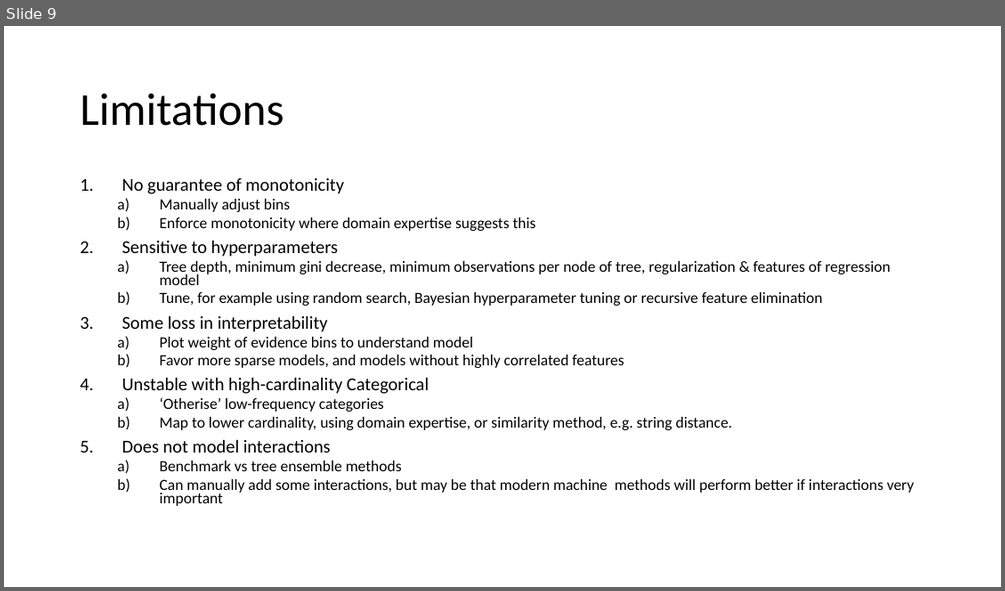
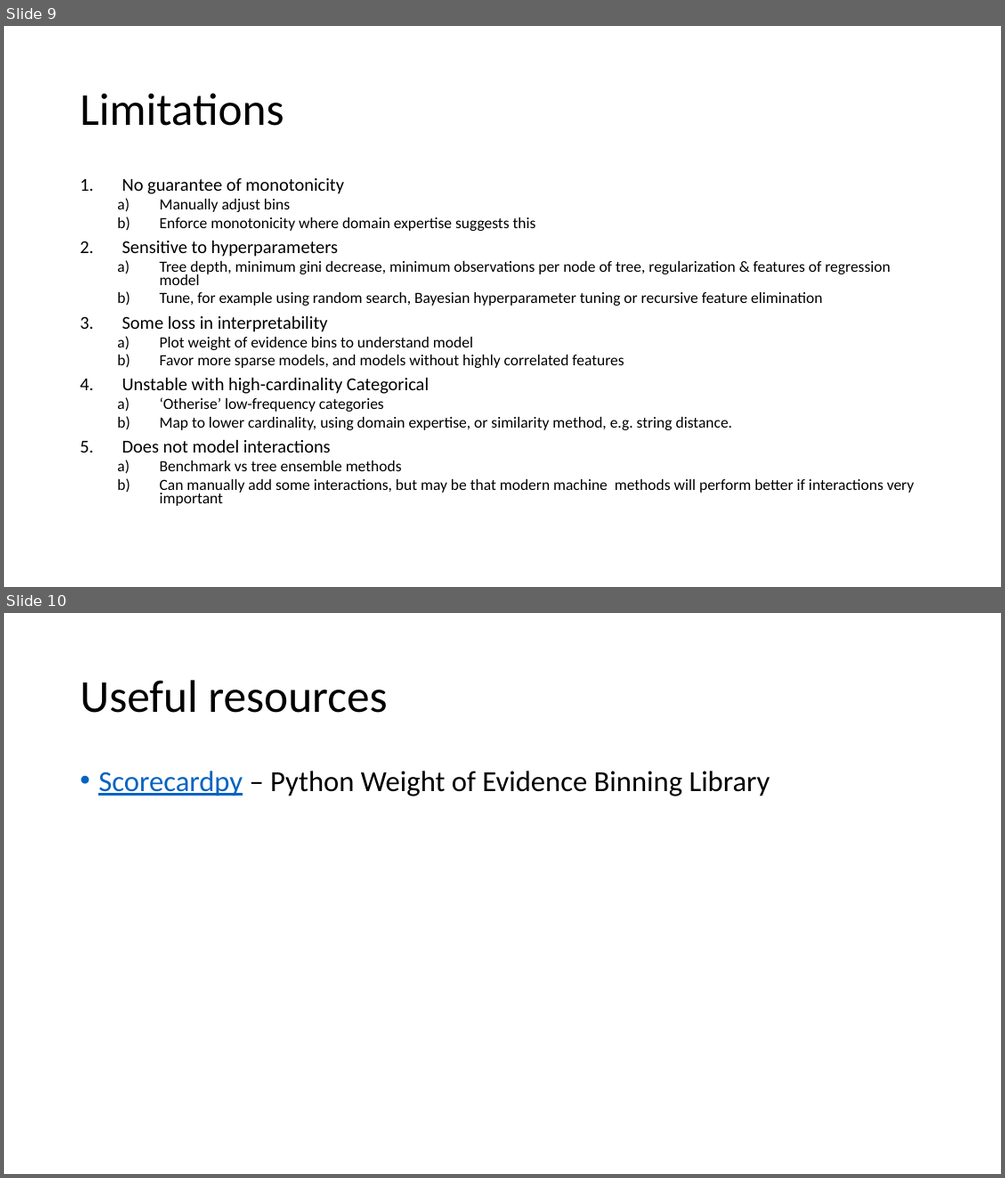
Before and after one commit to oli5679/WeightOfEvidenceDemo, a slide deck: Presentation.pptx. Shown one above the other, each under a label of ours: slide 9 before the commit, slides 9 and 10 after it. The pictures are 1005x591 and 1005x1178 pixels, drawn with LibreOffice and Linux fonts; fonts in the diff are those of the drawing. Boxes give left, top, right and bottom in pixels: in the first picture for what was removed or moved away, otherwise in the second. Text is boxed around its words. In the diff, an @@ line names an element or a change of style, - is before the commit and + after.

```diff
--- a/Presentation.pptx
+++ b/Presentation.pptx
@@ slide 10 added at <box>4,613,1001,1174</box>, background #FFFFFF @@
@@ title added at <box>80,680,387,713</box>, 44 pt, text #000000 @@
+Useful resources
@@ text added at <box>98,771,770,796</box>, 28 pt, text #000000 @@
+• Scorecardpy – Python Weight of Evidence Binning Library
```
Also in this commit, not shown: 1 slide changed, 2 other files.
